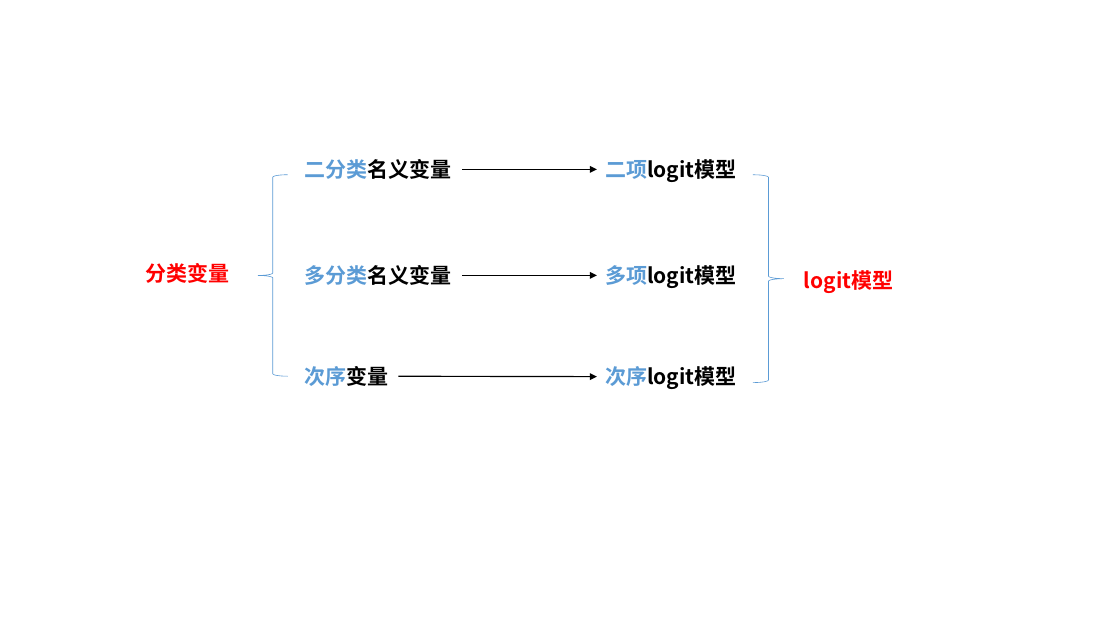
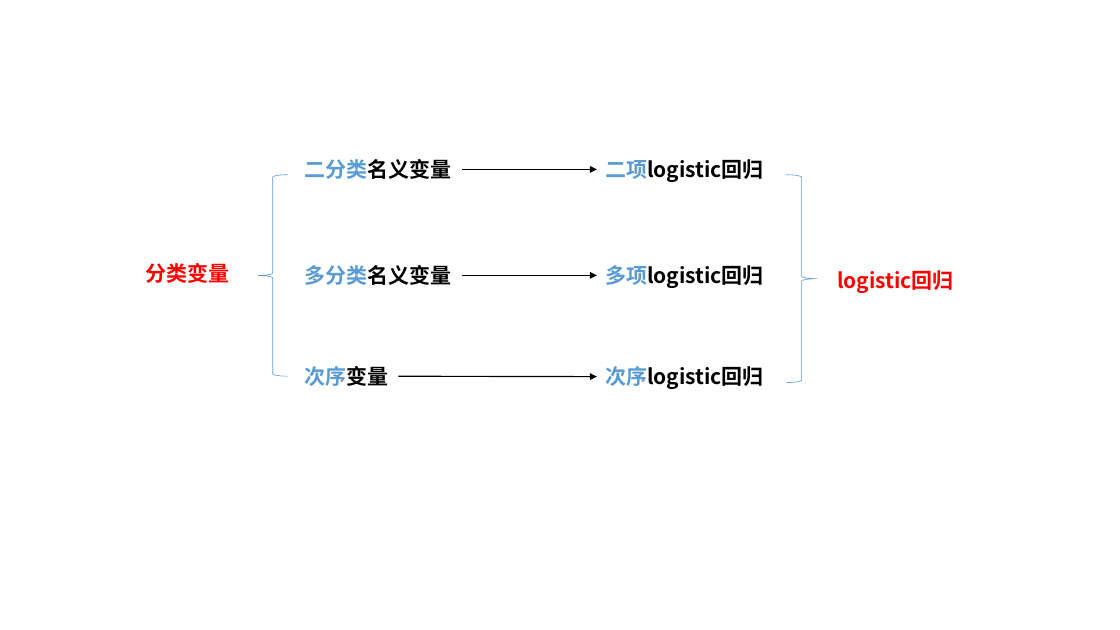
Before and after one commit to wuhsiang/courses, a slide deck: slide 2 of econometricsintro/ch4/figures/fig.pptx. Drawn at 1120x630 pixels with LibreOffice and Linux fonts; fonts in the diff are those of the drawing. Boxes give left, top, right and bottom in pixels: in the first picture for what was removed or moved away, otherwise in the second. Text is boxed around its words. In the diff, an @@ line names an element or a change of style, - is before the commit and + after.

```diff
--- a/econometricsintro/ch4/figures/fig.pptx
+++ b/econometricsintro/ch4/figures/fig.pptx
@@ text at bbox=[605, 159, 764, 182]: text changed @@
-二项logit模型
+二项logistic回归
@@ right brace: place and size @@
-right brace at bbox=[753, 175, 784, 382]
+right brace at bbox=[786, 175, 818, 382]
@@ text at bbox=[605, 265, 764, 288]: text changed @@
-多项logit模型
+多项logistic回归
@@ text at bbox=[837, 270, 954, 293]: text changed @@
-logit模型
+logistic回归
@@ text at bbox=[605, 366, 764, 389]: text changed @@
-次序logit模型
+次序logistic回归
```
Also in this commit, not shown: 9 other files.
